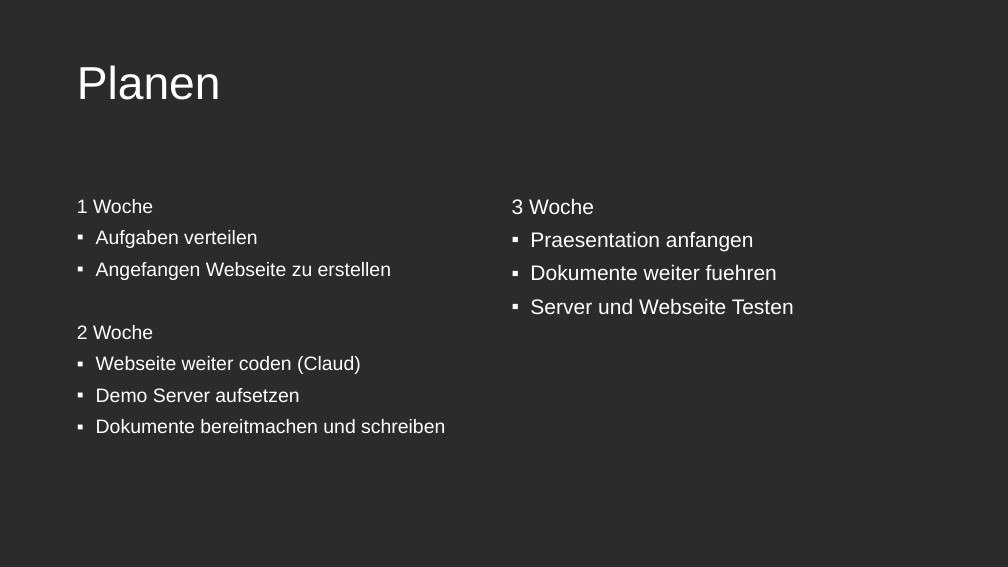
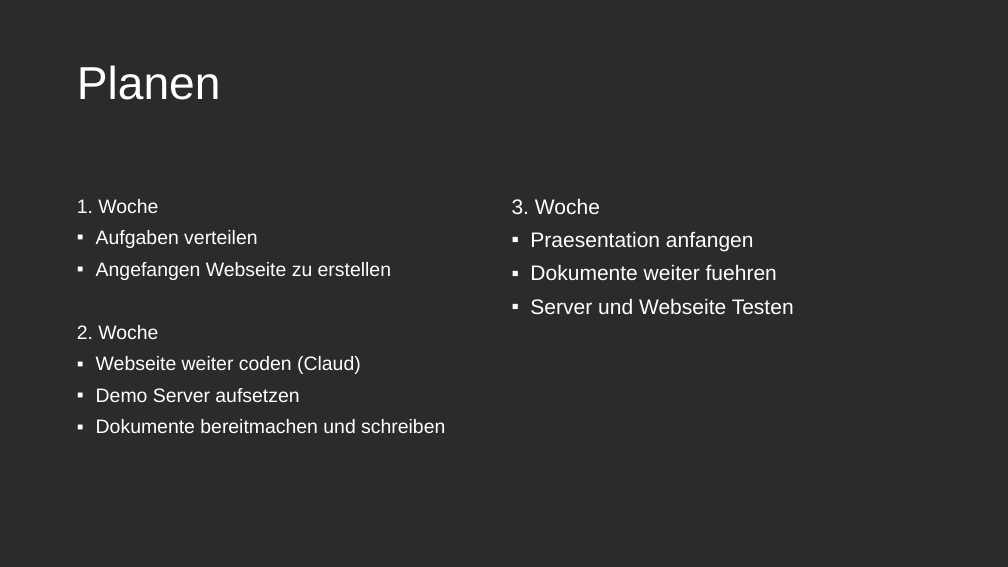
Before and after one commit to The12Forest/BBZW-M431-Wiki, a slide deck: slide 6 of Dokumentation/MinecraftWikiPPTX.pptx. Drawn at 1008x567 pixels with LibreOffice and Linux fonts; fonts in the diff are those of the drawing; background and template pictures are left out; a plain dark background stands for a picture behind light text. Boxes give left, top, right and bottom in pixels: in the first picture for what was removed or moved away, otherwise in the second. Text is boxed around its words. In the diff, an @@ line names an element or a change of style, - is before the commit and + after.

```diff
--- a/Dokumentation/MinecraftWikiPPTX.pptx
+++ b/Dokumentation/MinecraftWikiPPTX.pptx
@@ text at bbox=[77, 199, 158, 213]: text changed @@
-1 Woche
+1. Woche
@@ text at bbox=[512, 198, 600, 214]: text changed @@
-3 Woche
+3. Woche
@@ text at bbox=[77, 325, 158, 339]: text changed @@
-2 Woche
+2. Woche
```
Also in this commit, not shown: 3 other slides changed.
